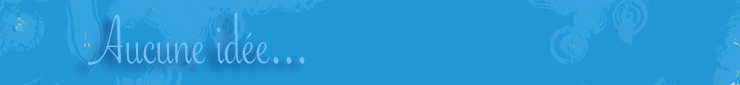
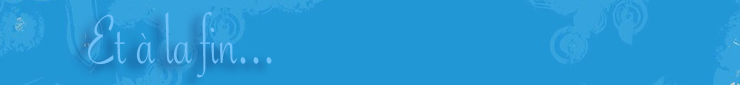
Layers edited between the first and the second 740 x 85 image:
renamed "Aucune idée..." to "Et à la fin...", painted on it over <box>88,12,305,78</box>
